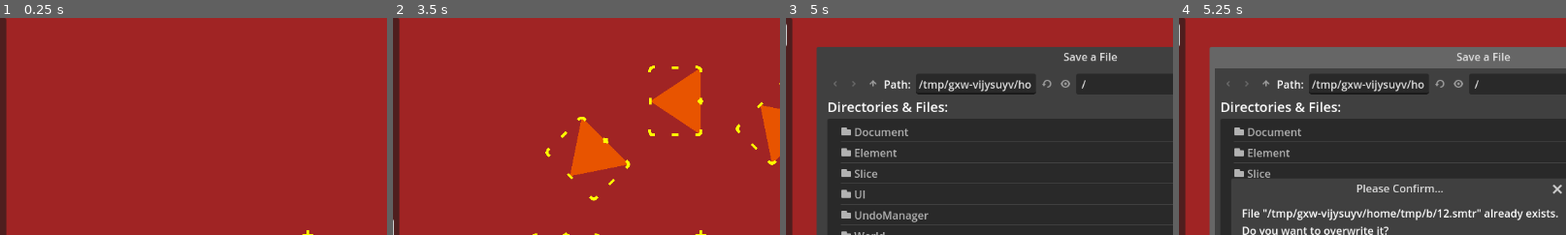
Above: before the commit, frames 1-4 (left to right).
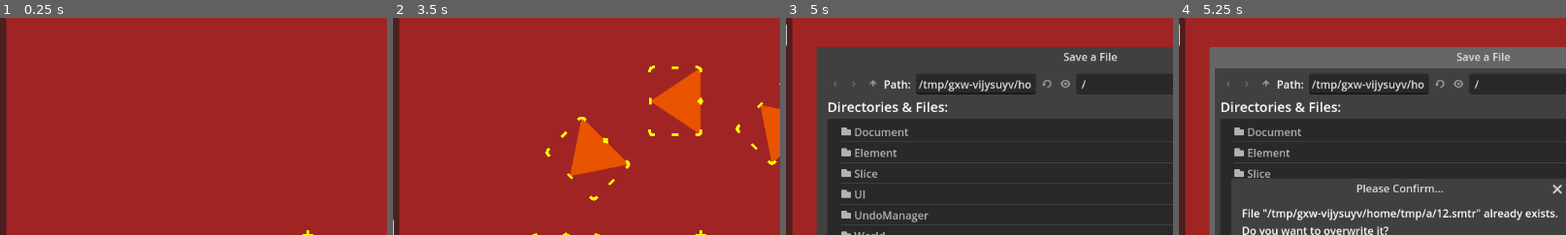
Above: after the commit, the same moments.

Repository: zoeesilcock/symmetar
Game: Godot game, scene res://Main.tscn
Two runs of this game, one before a commit and one after it. Both use one fixed random seed, a clock stepped at 60 frames per second and the inputs below.
Inputs (mouse positions are % of the whole screen's width and height, from its top left):
- Up to frame 1 (0.25 s): no input
- Up to frame 2 (3.5 s): click "Clear" at 0.5 s; click "Add" at 1.25 s; click "Undo" at 2 s; click "Redo" at 2.75 s
- Up to frame 3 (5 s): click "Save" at 3.5 s; click (48, 81) at 4.27 s; type "12" at 4.35 s
- Up to frame 4 (5.25 s): click "OK" at 5 s
The pictures show only the part of the screen within x 21-71%, y 0-50%; the shares and areas given below are measured in that part.

Frames 1-3 are identical in both runs. In frame 4, 0.6% of the frame differs, in the area x 63-98%, y 87-94%.

Commit message:
Implement scaling slices

Diff:
--- a/Element/Element.gd
+++ b/Element/Element.gd
@@ -81,6 +81,12 @@
 func _on_slice_pivot_ended(slice_index : int) -> void:
 	state_changed.emit(slice_index)
 
+func _on_slice_scale_changed(slice_index : int) -> void:
+	_update_slice_scales(slice_index)
+
+func _on_slice_scale_ended(slice_index : int) -> void:
+	state_changed.emit(slice_index)
+
 func _on_slice_color_changed() -> void:
 	for slice : Slice in slices:
 		slice.set_color(state.slice_color)
@@ -116,14 +122,22 @@
 	slices[index].rotating_ended.connect(_on_slice_rotation_ended)
 	slices[index].pivot_changed.connect(_on_slice_pivot_changed)
 	slices[index].pivot_ended.connect(_on_slice_pivot_ended)
+	slices[index].scaling_changed.connect(_on_slice_scale_changed)
+	slices[index].scaling_ended.connect(_on_slice_scale_ended)
 	slices[index].dragging_ended.connect(_on_slice_dragging_ended)
 	slices[index].selected.connect(_on_slice_selected)
 
 func _remove_slice(index : int) -> void:
 	slices[index].position_changed.disconnect(_on_slice_position_changed)
 	slices[index].rotation_changed.disconnect(_on_slice_rotation_changed)
+	slices[index].rotating_ended.disconnect(_on_slice_rotation_ended)
+	slices[index].pivot_changed.disconnect(_on_slice_pivot_changed)
+	slices[index].pivot_ended.disconnect(_on_slice_pivot_ended)
+	slices[index].scaling_changed.disconnect(_on_slice_scale_changed)
+	slices[index].scaling_ended.disconnect(_on_slice_scale_ended)
 	slices[index].dragging_ended.disconnect(_on_slice_dragging_ended)
 	slices[index].selected.disconnect(_on_slice_selected)
+
 	slices_node.remove_child(slices[index])
 	slices[index].queue_free()
 
@@ -156,3 +170,12 @@
 
 	# Update the state
 	state.slice_rotation = slices[0].rotation
+
+func _update_slice_scales(slice_index : int = 0) -> void:
+	var slice_scale : Vector2 = slices[slice_index].slice_scale
+
+	for index : int in state.slice_count:
+		if index != slice_index:
+			slices[index].slice_scale = slice_scale
+
+	state.slice_scale = slice_scale
--- a/Element/ElementState.gd
+++ b/Element/ElementState.gd
@@ -27,6 +27,12 @@
 			slice_position = value
 			slice_position_changed.emit()
 
+@export var slice_scale : Vector2:
+	set(value):
+		if value != slice_scale:
+			slice_scale = value
+			slice_scale_changed.emit()
+
 @export var slice_pivot : Vector2:
 	set(value):
 		if value != slice_pivot:
@@ -44,6 +50,7 @@
 signal slice_count_changed
 signal slice_rotation_changed
 signal slice_position_changed
+signal slice_scale_changed
 signal slice_pivot_changed
 signal slice_color_changed
 
--- a/Slice/Slice.gd
+++ b/Slice/Slice.gd
@@ -17,6 +17,12 @@
 	set(value):
 		polygon.position = value
 		_update_widget_positions()
+@export var slice_scale : Vector2:
+	get:
+		return polygon.scale
+	set(value):
+		polygon.scale = value
+		_update_widget_positions()
 
 # Signals
 signal selected(index : int)
@@ -26,6 +32,8 @@
 signal rotating_ended(index : int)
 signal pivot_changed(index : int)
 signal pivot_ended(index : int)
+signal scaling_changed(index : int)
+signal scaling_ended(index : int)
 
 # Internal
 var is_selected : bool
@@ -39,6 +47,8 @@
 var is_rotating : bool
 var initial_theta : float
 var initial_rotation : float
+
+var is_scaling : bool
 
 var view_to_world : Transform2D
 var original_color : Color
@@ -76,6 +86,11 @@
 		rotation_widget.drag_started.connect(_rotation_started)
 		rotation_widget.drag_updated.connect(_rotation_updated)
 		rotation_widget.drag_ended.connect(_rotation_ended)
+
+	for scale_widget : SliceWidget in slice_widgets.scale_widgets:
+		scale_widget.drag_started.connect(_scaling_started)
+		scale_widget.drag_updated.connect(_scaling_updated)
+		scale_widget.drag_ended.connect(_scaling_ended)
 
 func set_color(color : Color) -> void:
 	original_color = color
@@ -151,7 +166,7 @@
 	polygon.color = original_color
 	rotating_ended.emit(slice_index)
 
-func _pivot_started(_event : InputEvent, world_position : Vector2) -> void:
+func _pivot_started(_event : InputEvent, _world_position : Vector2) -> void:
 	pivot_start = position + slice_pivot.rotated(rotation)
 	is_pivoting = true
 
@@ -160,9 +175,44 @@
 	position = pivot_start - slice_pivot.rotated(rotation)
 	pivot_changed.emit(slice_index)
 
-func _pivot_ended(_event : InputEvent, world_position : Vector2) -> void:
+func _pivot_ended(_event : InputEvent, _world_position : Vector2) -> void:
 	is_pivoting = false
 	pivot_ended.emit(slice_index)
+
+# TODO: This is a lot of variables, can't we simplify?
+var start_scale : Vector2
+var start_rect : Rect2
+var start_pos : Vector2
+var scaling_start : Vector2
+var scaling_direction : Vector2
+var magic : Vector2
+func _scaling_started(event : InputEvent, world_position : Vector2) -> void:
+	is_scaling = true
+	scaling_changed.emit(slice_index)
+
+	var center : Vector2 = position + _get_rect().get_center()
+	# TODO: This still doesn't result in the correct vector when the polygon has been rotated.
+	scaling_direction = (center - world_position).normalized().round().rotated(-polygon.rotation)
+	scaling_start = world_position
+	start_scale = polygon.scale
+	start_rect = _get_rect()
+	start_pos = polygon.position
+	magic = Vector2(0, 1) # TODO: No Magic please!
+	print("Scaling started: " + str(scaling_direction) + str(start_scale) + str(start_rect.size))
+
+func _scaling_updated(event : InputEvent, world_position : Vector2) -> void:
+	var pixel_distance : Vector2 = (scaling_start - world_position) * scaling_direction
+	var distance : Vector2 = (pixel_distance / start_rect.size) * start_scale
+	polygon.scale = start_scale + distance * 2
+	polygon.position = start_pos + pixel_distance * magic
+
+	_update_widget_positions()
+	scaling_changed.emit(slice_index)
+
+func _scaling_ended(event : InputEvent, world_position : Vector2) -> void:
+	print("Scaling ended")
+	is_scaling = false
+	scaling_ended.emit(slice_index)
 
 func _set_selection(enabled : bool) -> void:
 	is_selected = enabled
